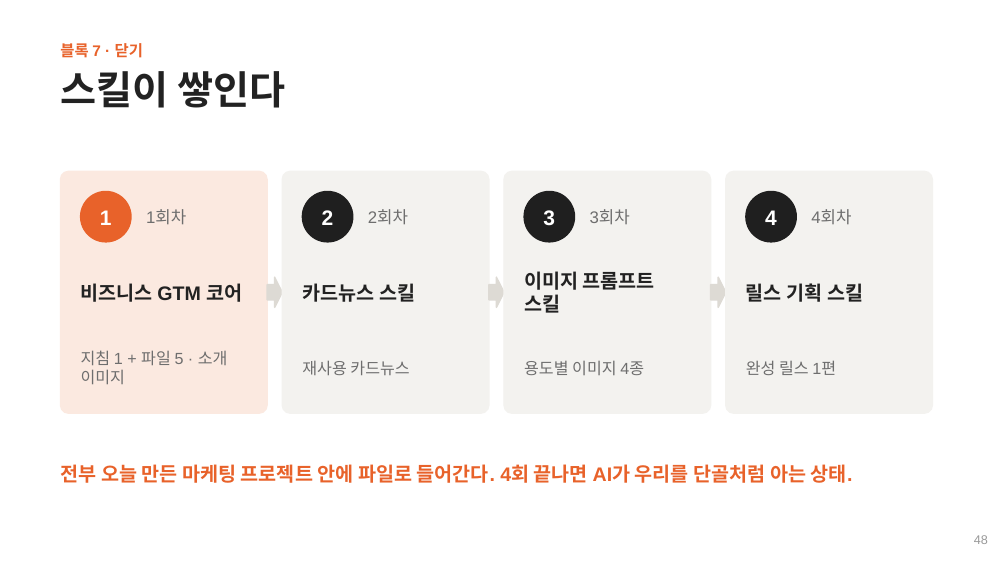
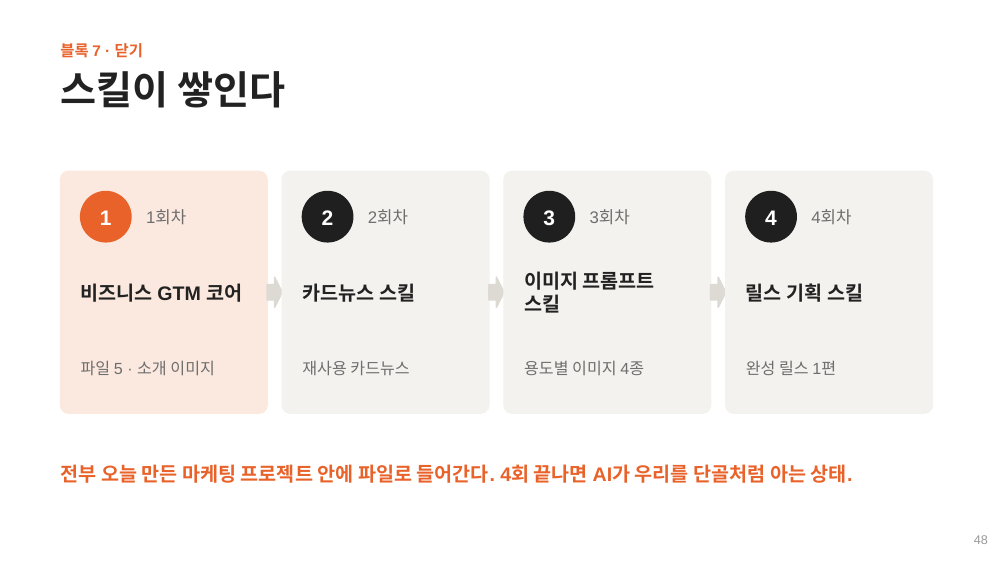
Before and after one commit to selfishclub/biz-gtm-core, a slide deck: slide 48 of course/1회차_교안_슬라이드.pptx. Drawn at 1008x567 pixels with LibreOffice and Linux fonts; fonts in the diff are those of the drawing. Boxes give left, top, right and bottom in pixels: in the first picture for what was removed or moved away, otherwise in the second. Text is boxed around its words. In the diff, an @@ line names an element or a change of style, - is before the commit and + after.

```diff
--- a/course/1회차_교안_슬라이드.pptx
+++ b/course/1회차_교안_슬라이드.pptx
@@ text at [81, 360, 215, 375]: text changed @@
-지침 1 + 파일 5 · 소개 이미지
+파일 5 · 소개 이미지
```
Also in this commit, not shown: 10 other slides changed, 19 other files.
